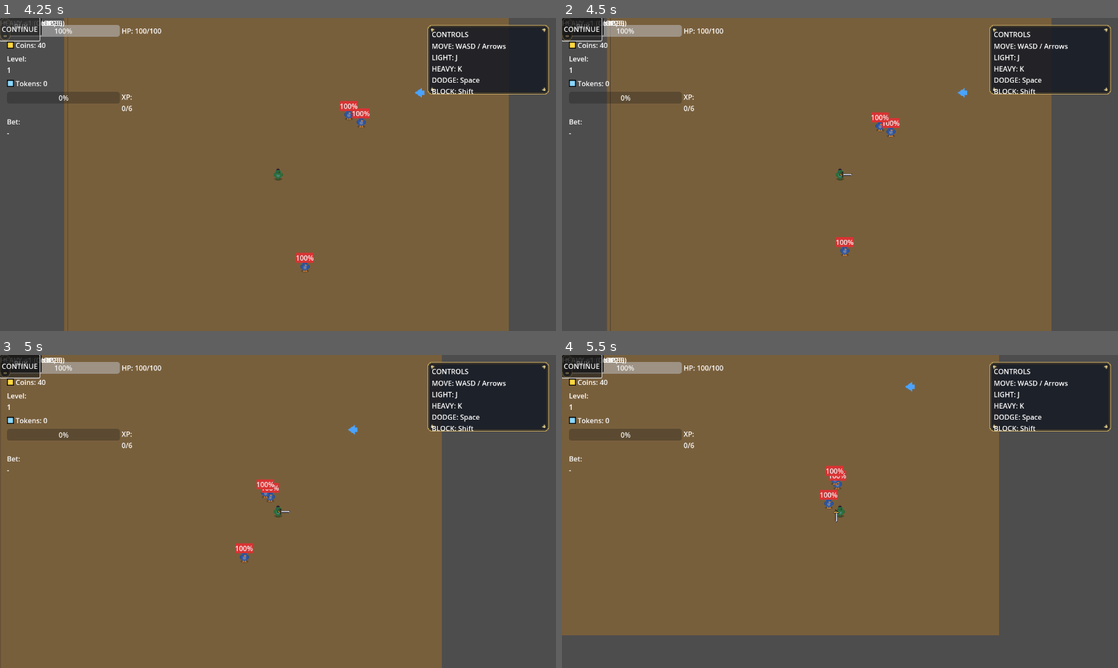
Above: before the commit, frames 1-4 (two rows, left to right).
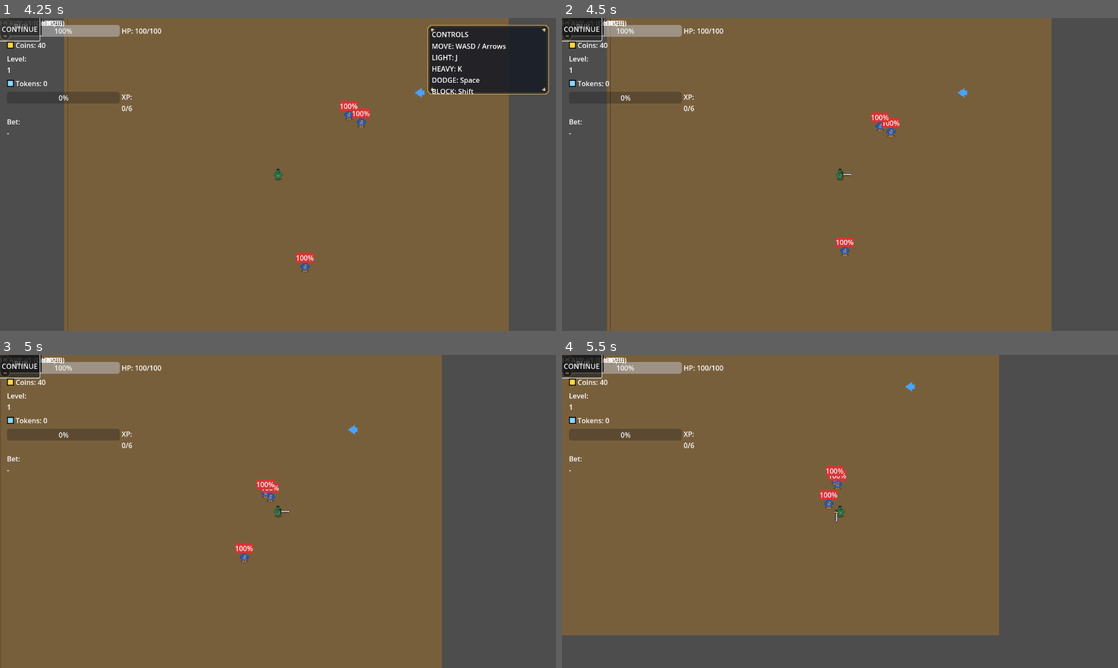
Above: after the commit, the same moments.

Repository: Faratas410/Gallicus-2.0
Game: Godot game, scene res://scenes/Main.tscn
Same seed, same stepped clock (60 frames per second), same inputs: the game is played once before the commit and once after it.
Inputs (mouse positions are in pixels of both pictures, inside the frame that each line leads up to):
- Up to frame 1 (4.25 s): click "CONTINUE" at 0.5 s; click "CONTINUE" at 1.25 s; click "BUY" at 2 s; click "BUY" at 2.75 s; click "BUY" at 3.5 s
- Up to frame 2 (4.5 s): tap Enter at 4.25 s; move the mouse to (962, 158) at 4.27 s; hold D (move_right) from 4.28 s (still down); tap K (attack_heavy) at 4.35 s; click (962, 158) at 4.42 s
- Up to frame 3 (5 s): keep holding D (move_right)
- Up to frame 4 (5.5 s): move the mouse to (728, 527) at 5.02 s; release D (move_right) at 5.03 s; hold S (move_down) from 5.03 s (still down); tap J (attack_light) at 5.1 s; click (728, 527) at 5.17 s

Frame 1 is identical in both runs. In frame 2, 4.8% of the frame differs, in the area x 76-99%, y 2-25%; in frame 3, 4.8%; in frame 4, 4.8%.

Commit message:
Keep controls hint until first input

Diff:
--- a/scripts/ui/ui_root.gd
+++ b/scripts/ui/ui_root.gd
@@ -66,6 +66,7 @@
 var _player: Node = null
 var _has_seen_controls: bool = false
 var _fast_countdown_active: bool = false
+var _controls_first_run_active: bool = true
 var _selected_bet_id: String = ""
 var _pending_bets: Array = []
 var _upgrade_modal_active: bool = false
@@ -88,6 +89,10 @@
 
 func _ready() -> void:
 	process_mode = Node.PROCESS_MODE_ALWAYS
+	if controls_hint_panel != null:
+		controls_hint_panel.visible = true
+		_has_seen_controls = false
+		_controls_first_run_active = true
 	var coins_changed_callable: Callable = Callable(self, "_on_coins_changed")
 	if not GameEvents.coins_changed.is_connected(coins_changed_callable):
 		GameEvents.coins_changed.connect(coins_changed_callable)
@@ -645,11 +650,7 @@
 func _on_run_started_controls() -> void:
 	if controls_hint_panel == null:
 		return
-	if not _has_seen_controls:
-		controls_hint_panel.visible = true
-		_has_seen_controls = true
-	else:
-		controls_hint_panel.visible = false
+	controls_hint_panel.visible = _controls_first_run_active and (not _has_seen_controls)
 
 func _on_run_failed_controls() -> void:
 	if controls_hint_panel != null and _has_seen_controls:
@@ -1083,6 +1084,18 @@
 	]
 
 func _unhandled_input(event: InputEvent) -> void:
+	if _controls_first_run_active and (not _has_seen_controls) and controls_hint_panel != null and controls_hint_panel.visible:
+		var should_dismiss: bool = false
+		if event is InputEventKey and event.pressed and not event.echo:
+			should_dismiss = true
+		elif event is InputEventMouseButton and event.pressed:
+			should_dismiss = true
+		elif event is InputEventJoypadButton and event.pressed:
+			should_dismiss = true
+		if should_dismiss:
+			_has_seen_controls = true
+			_controls_first_run_active = false
+			controls_hint_panel.visible = false
 	if event is InputEventKey and event.pressed and not event.echo and event.keycode == KEY_F1:
 		if debug_overlay != null:
 			debug_overlay.visible = not debug_overlay.visible
